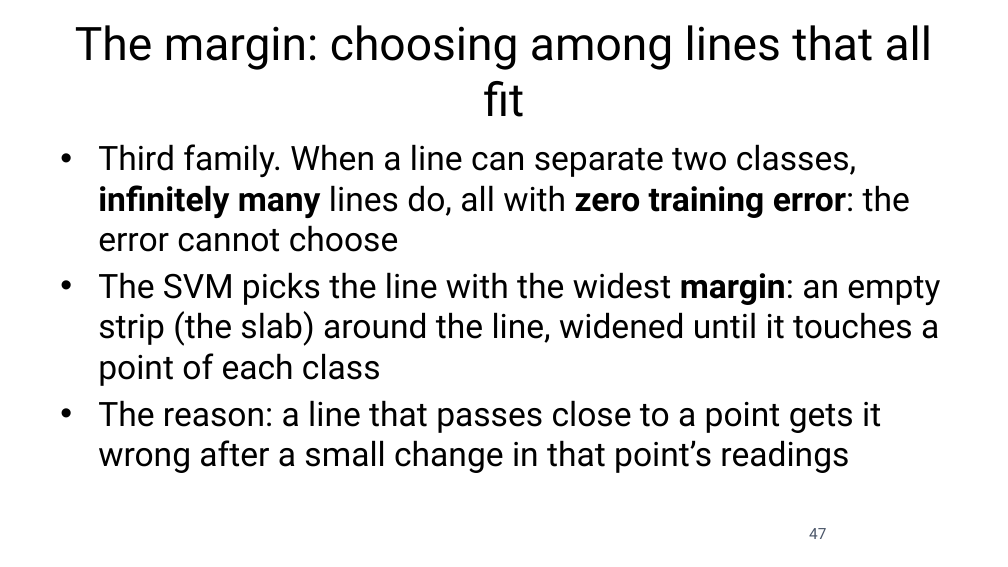
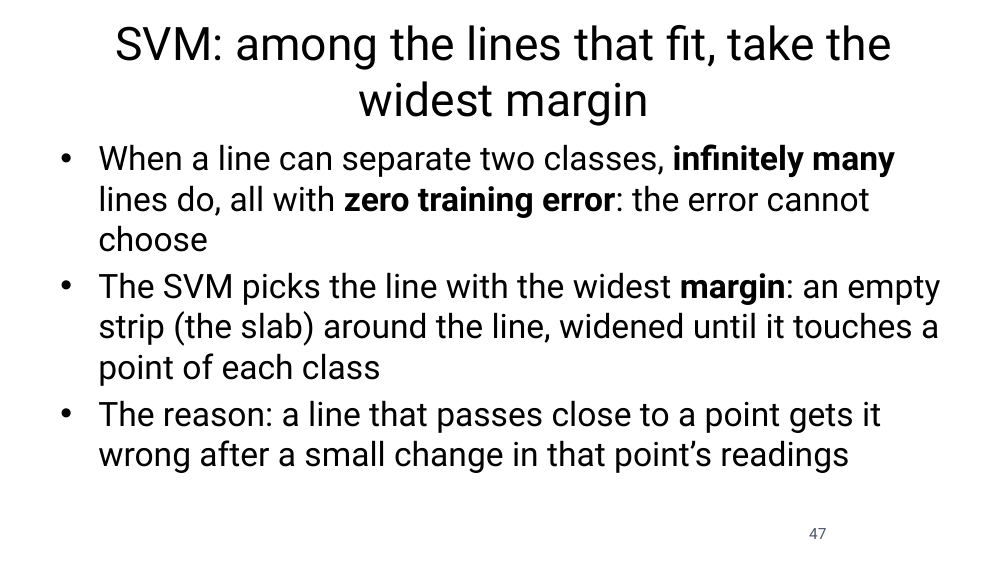
Before and after one commit to fabioantonini/technologies-for-artificial-intelligence, a slide deck: slide 47 of Lessons/06_knn_naive_bayes_svm/Slides/knn_naive_bayes_svm_slides.pptx. Drawn at 1008x567 pixels with LibreOffice and Linux fonts; fonts in the diff are those of the drawing; background and template pictures are left out. Boxes give left, top, right and bottom in pixels: in the first picture for what was removed or moved away, otherwise in the second. Text is boxed around its words. In the diff, an @@ line names an element or a change of style, - is before the commit and + after.

```diff
--- a/Lessons/06_knn_naive_bayes_svm/Slides/knn_naive_bayes_svm_slides.pptx
+++ b/Lessons/06_knn_naive_bayes_svm/Slides/knn_naive_bayes_svm_slides.pptx
@@ title at bbox=[116, 25, 892, 126]: text changed @@
-The margin: choosing among lines that all fit
+SVM: among the lines that fit, take the widest margin
@@ text at bbox=[98, 144, 895, 252]: text changed @@
-• Third family. When a line can separate two classes, infinitely many lines do, all with zero training error: the error cannot choose
+• When a line can separate two classes, infinitely many lines do, all with zero training error: the error cannot choose
```
Also in this commit, not shown: 14 other slides changed, 3 slides added, 21 other files.
